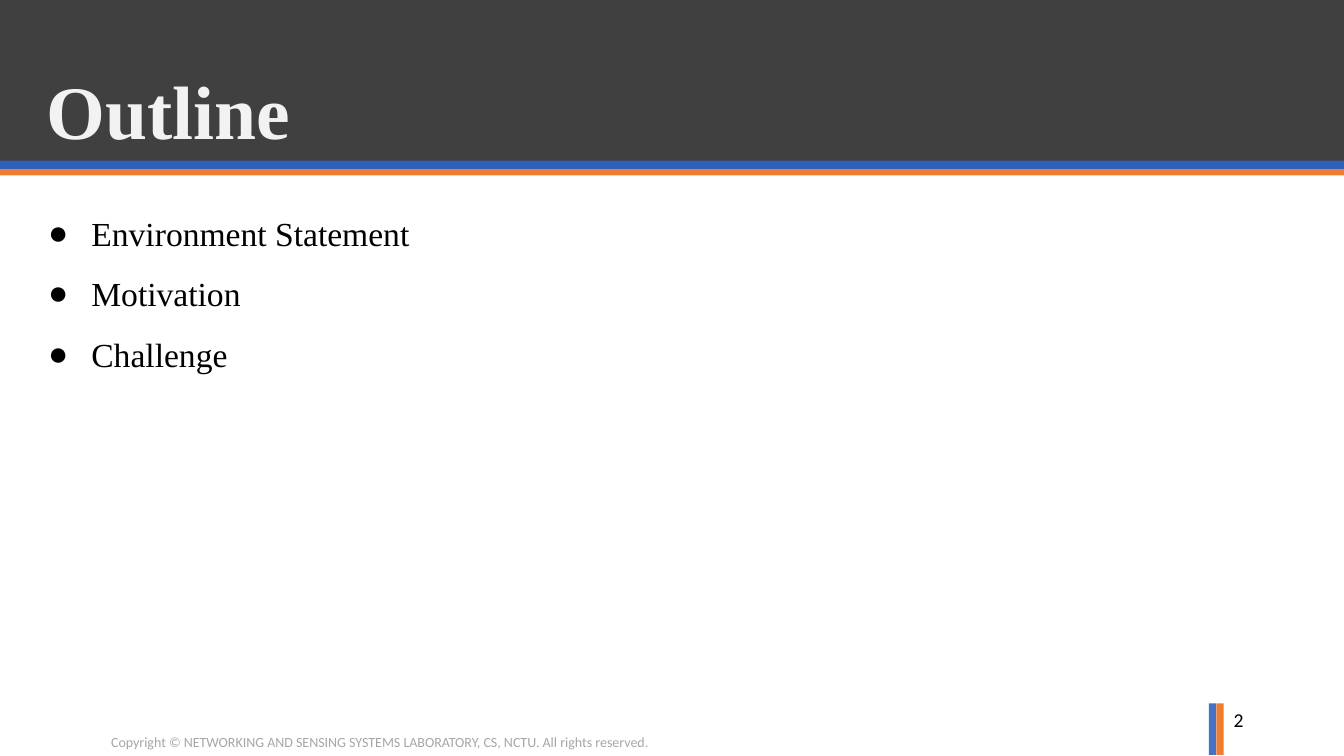
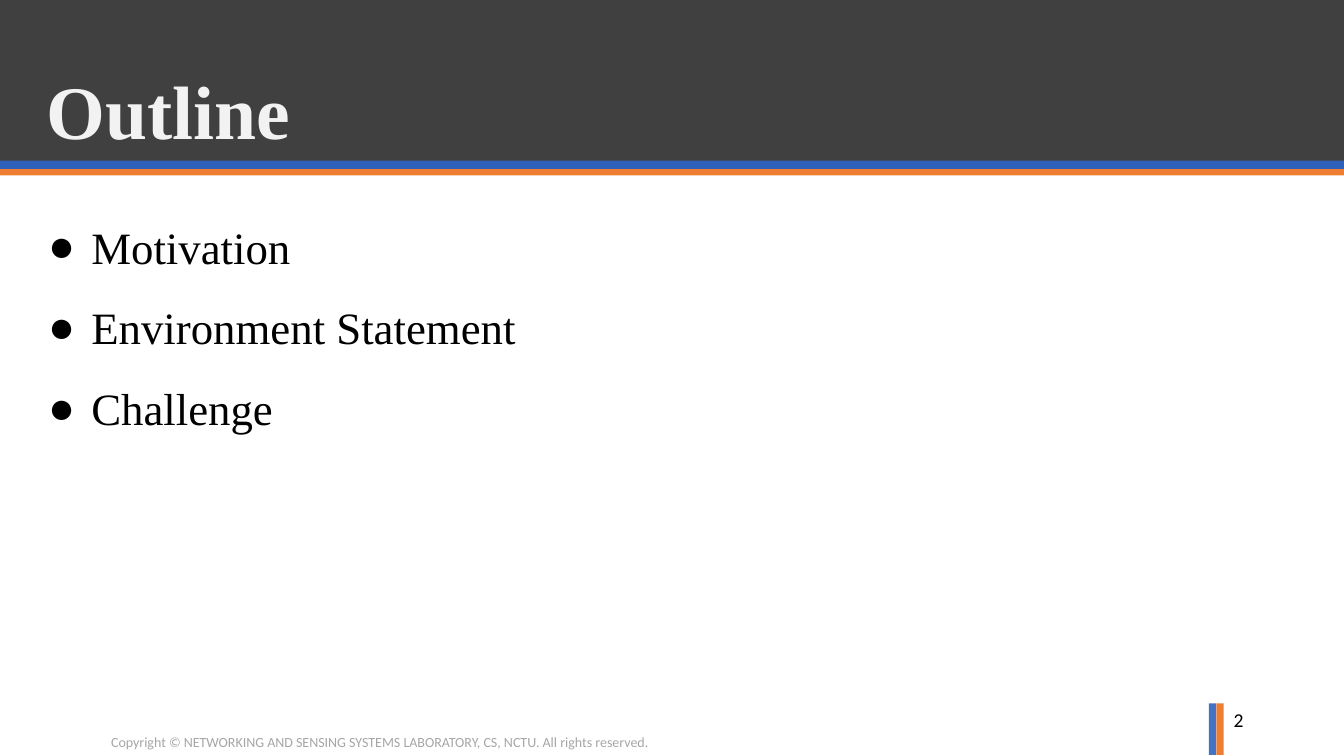
Before and after one commit to ghostkingwilly/RFID_Project, a slide deck: slide 2 of Proposal/RFID_Prorosal.pptx. Drawn at 1344x756 pixels with LibreOffice and Linux fonts; fonts in the diff are those of the drawing; background and template pictures are left out. Boxes give left, top, right and bottom in pixels: in the first picture for what was removed or moved away, otherwise in the second. Text is boxed around its words. In the diff, an @@ line names an element or a change of style, - is before the commit and + after.

```diff
--- a/Proposal/RFID_Prorosal.pptx
+++ b/Proposal/RFID_Prorosal.pptx
@@ text at box(91, 234, 290, 265): paragraph added @@
+● Motivation
@@ text at box(91, 283, 240, 307): paragraph removed @@
-● Motivation
@@ text at box(91, 314, 515, 434): size 24 to 32 pt in "Environment Statement", "Challenge" @@
```
Also in this commit, not shown: 2 other slides changed, 7 slides added, 35 slides removed.
